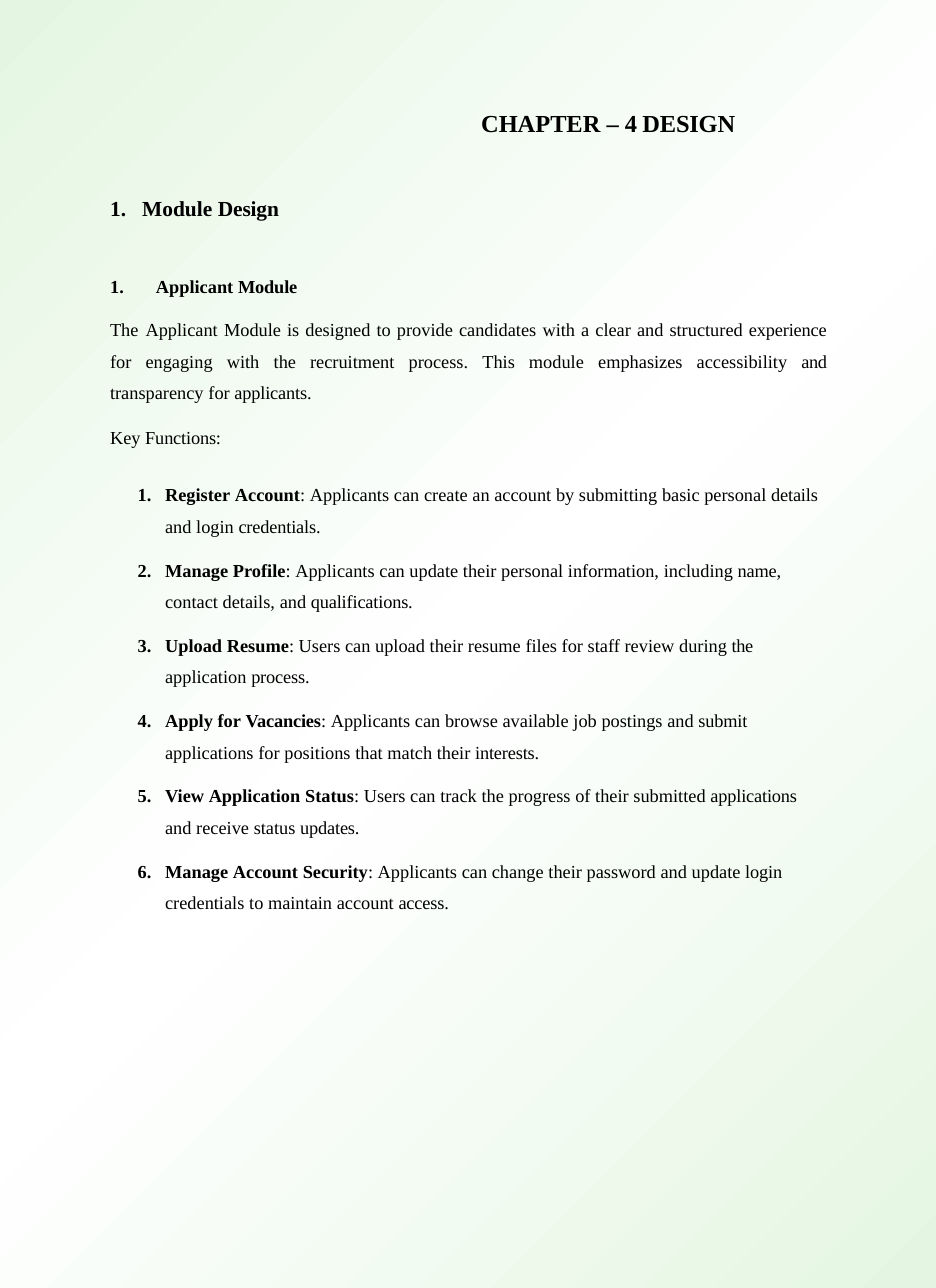
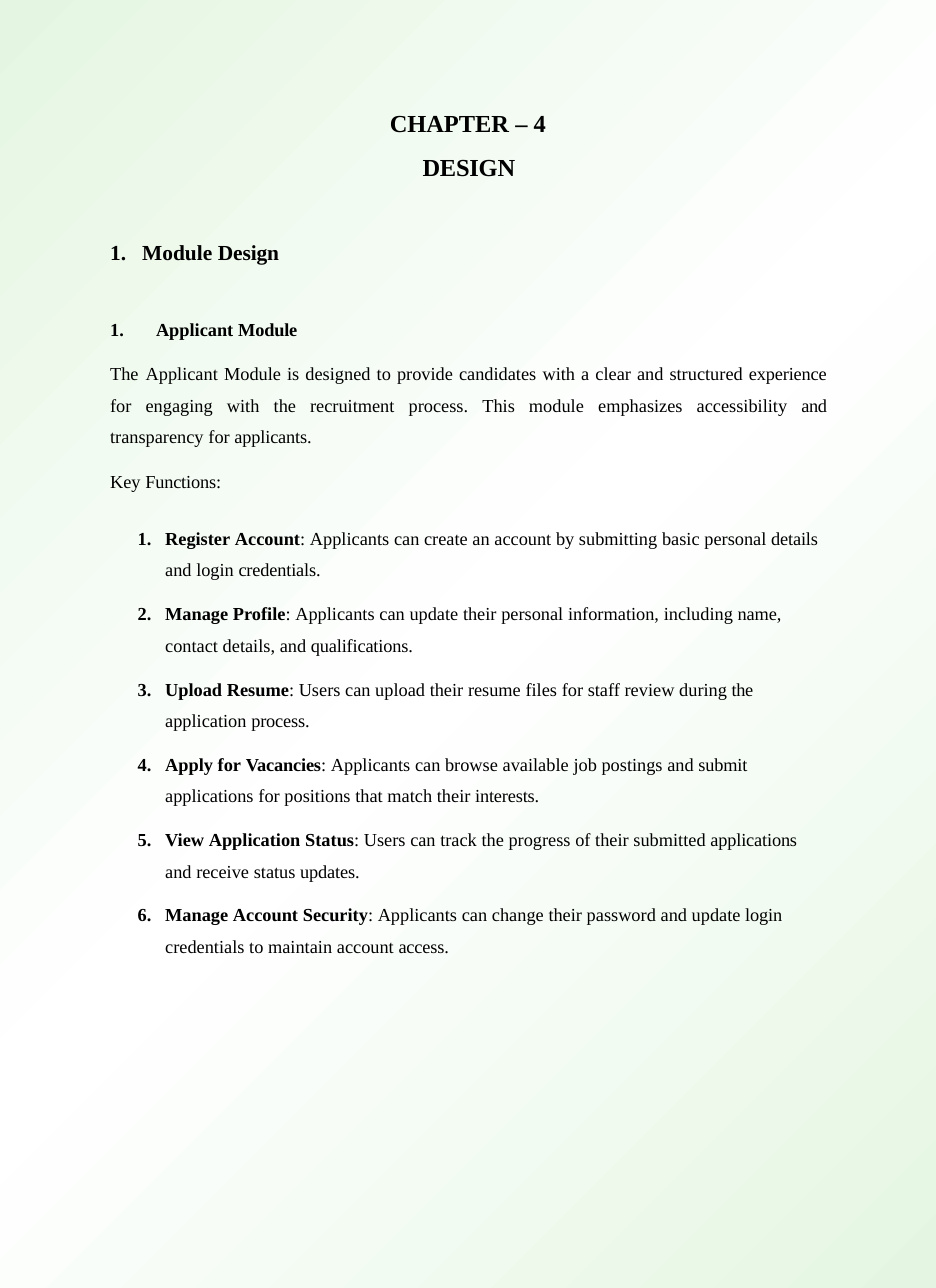
Before and after one commit to AadilMohammed360/APT-2.4.24-, a slide deck: slide 11 of docs/MyCaseStudy.pptx (slide 9 before the commit). Drawn at 936x1288 pixels with LibreOffice and Linux fonts; fonts in the diff are those of the drawing. Boxes give left, top, right and bottom in pixels: in the first picture for what was removed or moved away, otherwise in the second. Text is boxed around its words. In the diff, an @@ line names an element or a change of style, - is before the commit and + after.

```diff
--- a/docs/MyCaseStudy.pptx
+++ b/docs/MyCaseStudy.pptx
@@ text at box(390, 115, 546, 177): text changed @@
-CHAPTER – 4 DESIGN
+CHAPTER – 4
+DESIGN
```
Also in this commit, not shown: 10 other slides changed, 7 slides added, 2 other files.
